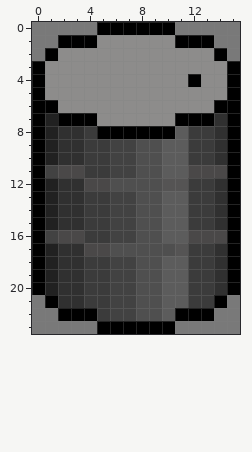
File history of a pixel-art sprite, src/dapp/images/decorations/box.png. That is the earlier state.
The file is 16x24 pixels. Colours within 5 levels of each other are drawn and written as one.
New version:
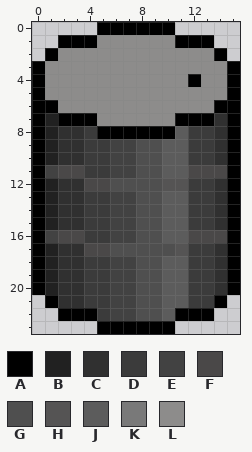
Palette (. is transparent): A #000000  B #212121  C #303030  D #3b3b3b  E #424242  F #4a4848  G #4f4f4f  H #555454  J #5c5c5c  K #797979  L #8d8c8b
Diff:
{"y":0,"x":0,"old":"KKKKK","new":"....."}
{"y":0,"x":11,"old":"KKKKK","new":"....."}
{"y":1,"x":0,"old":"KK","new":".."}
{"y":1,"x":14,"old":"KK","new":".."}
{"y":2,"x":0,"old":"K","new":"."}
{"y":2,"x":15,"old":"K","new":"."}
{"y":21,"x":0,"old":"K","new":"."}
{"y":21,"x":15,"old":"K","new":"."}
{"y":22,"x":0,"old":"KK","new":".."}
{"y":22,"x":14,"old":"KK","new":".."}
{"y":23,"x":0,"old":"KKKKK","new":"....."}
{"y":23,"x":11,"old":"KKKKK","new":"....."}
{"label":"erased","picture_box":[32,22,97,61]}
{"label":"erased","picture_box":[175,22,240,61]}
{"label":"erased","picture_box":[32,295,97,334]}
{"label":"erased","picture_box":[175,295,240,334]}
